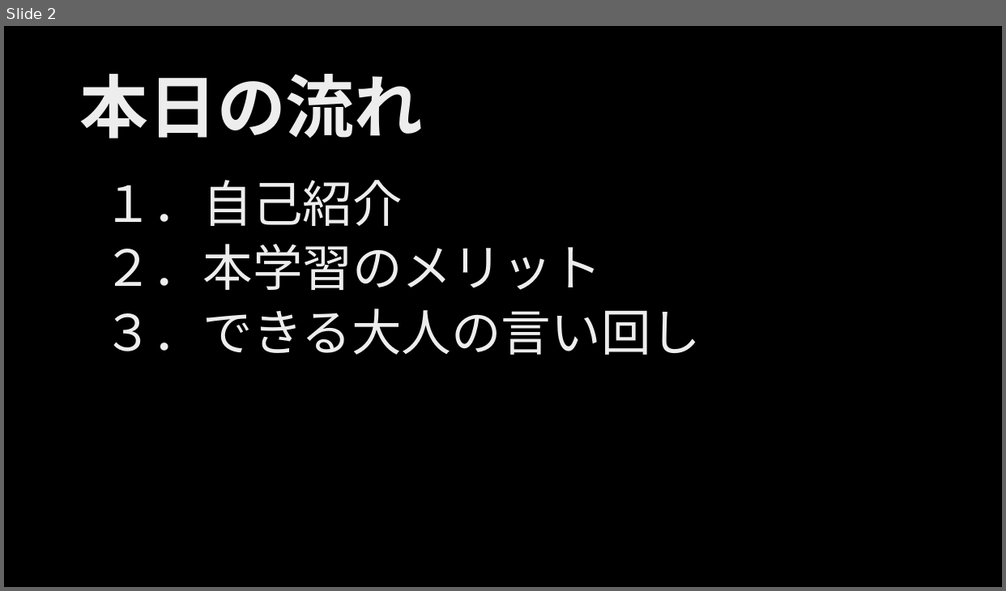
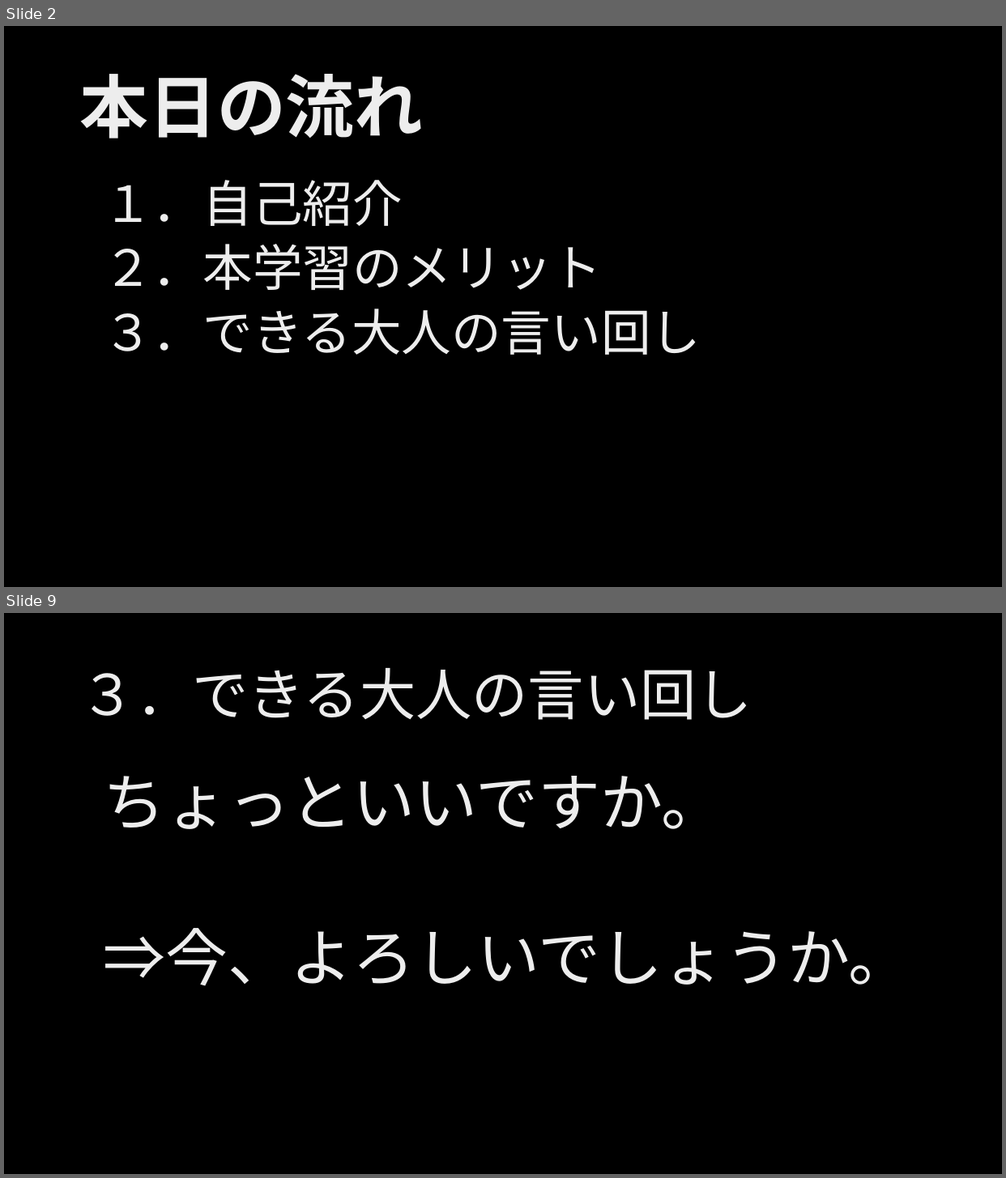
Before and after one commit to ljsdl/kmusubi, a slide deck: docs/999_学习资料汇总/実用日本語.pptx. Shown one above the other, each under a label of ours: slide 2 before the commit, slides 2 and 9 after it; the slides between them are not shown. The pictures are 1006x591 and 1006x1178 pixels, drawn with LibreOffice and Linux fonts; fonts in the diff are those of the drawing; background and template pictures are left out. Boxes give left, top, right and bottom in pixels: in the first picture for what was removed or moved away, otherwise in the second. Text is boxed around its words. In the diff, an @@ line names an element or a change of style, - is before the commit and + after.

```diff
--- a/docs/999_学习资料汇总/実用日本語.pptx
+++ b/docs/999_学习资料汇总/実用日本語.pptx
@@ slide 9 added at box(4, 613, 1002, 1174), background picture (left out) @@
@@ title added at box(80, 668, 752, 720), 54 pt, text gradient #BFBFBF to #EDEDED to #FFFFFF @@
+３．できる大人の言い回し
@@ text added at box(103, 776, 910, 986), 60 pt, text gradient #BFBFBF to #EDEDED to #FFFFFF @@
+ちょっといいですか。
+⇒今、よろしいでしょうか。
```
Also in this commit, not shown: 3 slides changed, 9 other slides added.
